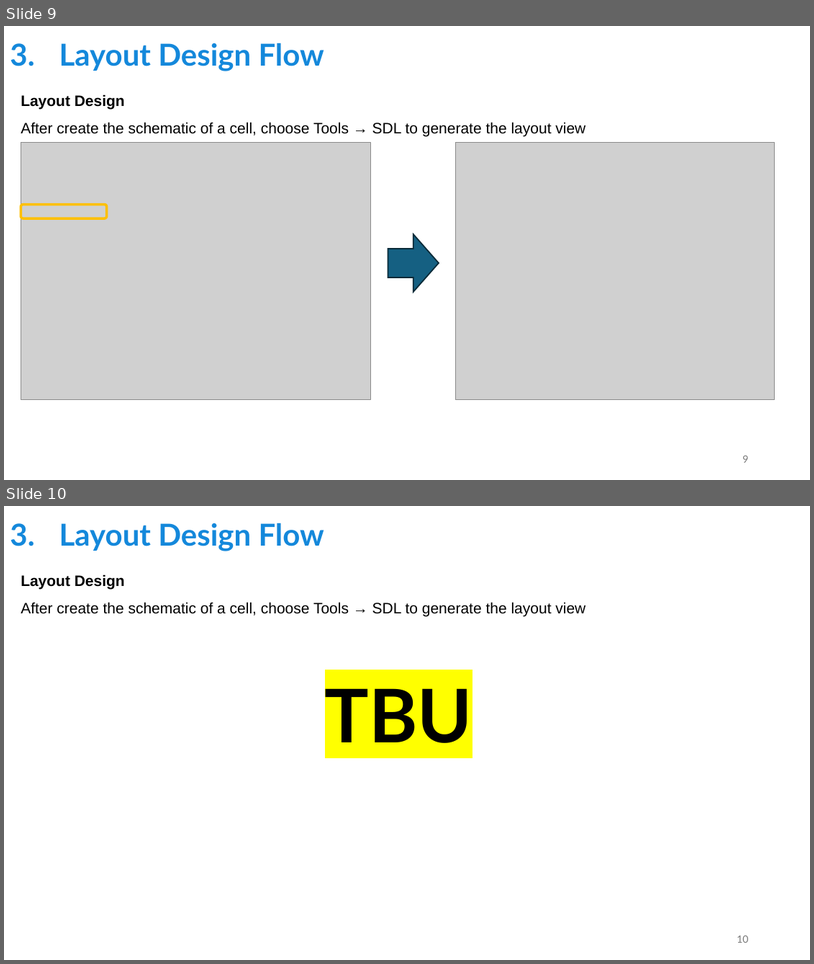
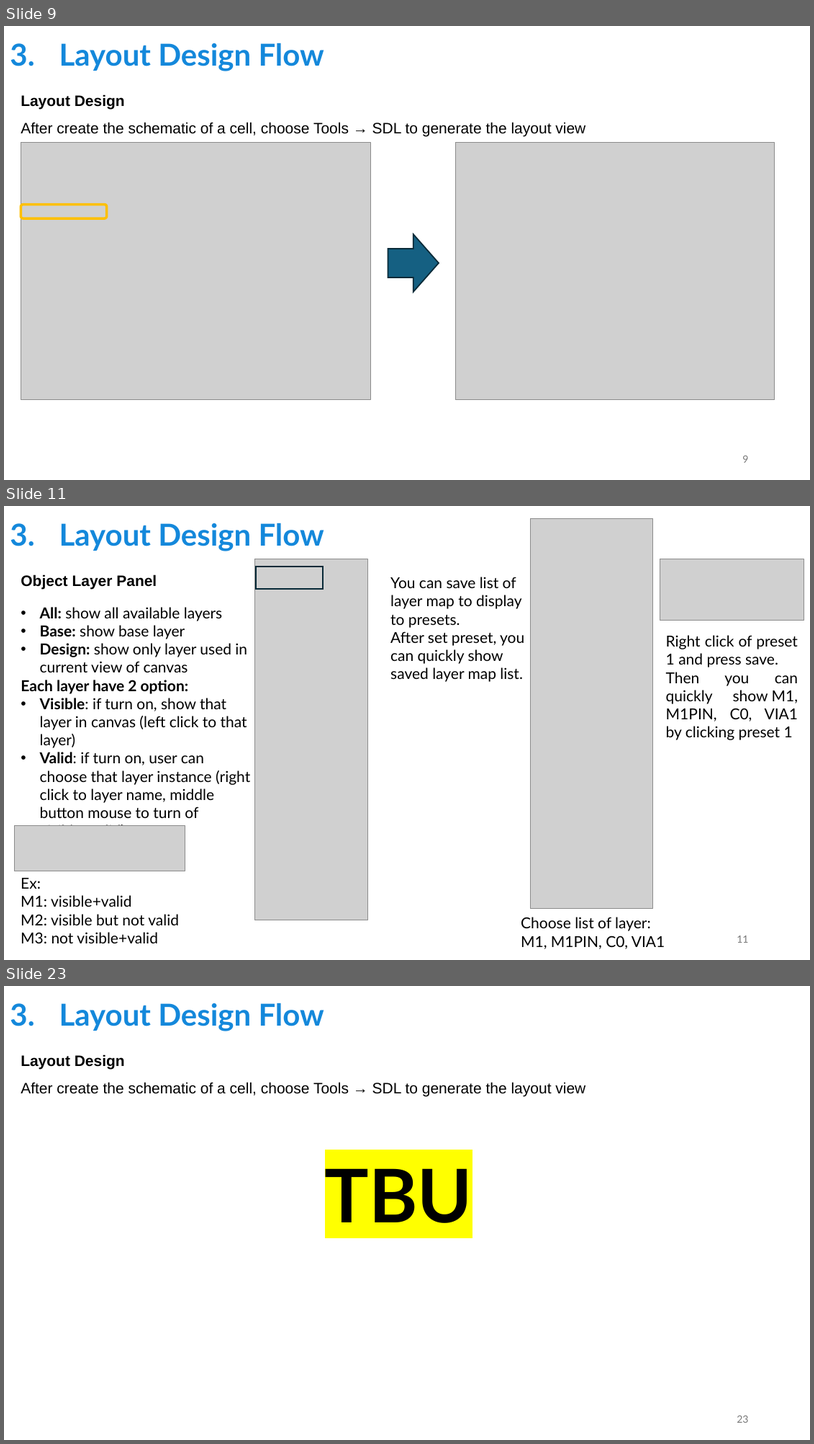
Before and after one commit to tien2032002/CC-Guideline, a slide deck: SYNOPSYS TOOLS GUIDELINES 1.pptx. Shown one above the other, each under a label of ours: slides 9 and 10 before the commit, slides 9, 11 and 23 after it; the slides between them are not shown. The pictures are 814x964 and 814x1444 pixels, drawn with LibreOffice and Linux fonts; fonts in the diff are those of the drawing; grey boxes stand for pictures. Boxes give left, top, right and bottom in pixels: in the first picture for what was removed or moved away, otherwise in the second. Text is boxed around its words. In the diff, an @@ line names an element or a change of style, - is before the commit and + after.

Commit message:
update layout guideline

```diff
--- a/SYNOPSYS TOOLS GUIDELINES 1.pptx
+++ b/SYNOPSYS TOOLS GUIDELINES 1.pptx
@@ slide 11 added at bbox=[4, 506, 810, 960], background #FFFFFF @@
@@ title added at bbox=[59, 523, 324, 551], 36 pt, text #1488DB, bold @@
+3. Layout Design Flow
@@ picture added at bbox=[531, 519, 653, 908] @@
@@ picture added at bbox=[255, 559, 368, 920] @@
@@ rectangle added at bbox=[256, 566, 324, 588], outline #092A39 1.5 pt @@
@@ picture added at bbox=[661, 559, 805, 620] @@
@@ text added at bbox=[21, 574, 157, 590], 18 pt, text #000000, bold @@
+Object Layer Panel
@@ text added at bbox=[391, 577, 525, 682], 18 pt, text #000000 @@
+You can save list of layer map to display to presets.
+After set preset, you can quickly show saved layer map list.
@@ text added at bbox=[21, 607, 250, 826], 18 pt, text #000000 @@
+• All: show all available layers
+• Base: show base layer
+• Design: show only layer used in current view of canvas
+Each layer have 2 option:
+• Visible: if turn on, show that layer in canvas (left click to that layer)
+• Valid: if turn on, user can choose that layer instance (right click to layer name, middle button mouse to turn of visible+valid)
@@ text added at bbox=[666, 635, 798, 740], 18 pt, text #000000 @@
+Right click of preset 1 and press save.
+Then you can quickly show M1, M1PIN, C0, VIA1 by clicking preset 1
@@ picture added at bbox=[15, 826, 185, 871] @@
@@ text added at bbox=[21, 878, 179, 943], 18 pt, text #000000 @@
+Ex:
+M1: visible+valid
+M2: visible but not valid
+M3: not visible+valid
@@ text added at bbox=[521, 916, 665, 949], 18 pt, text #000000 @@
+Choose list of layer: M1, M1PIN, C0, VIA1
@@ page number added at bbox=[737, 935, 748, 942], 12 pt, text #797979 @@
+11
@@ what was slide 10 is now slide 23 @@
@@ page number at bbox=[737, 1415, 748, 1422]: text changed @@
-10
+23
```
Also in this commit, not shown: 12 other slides added.
